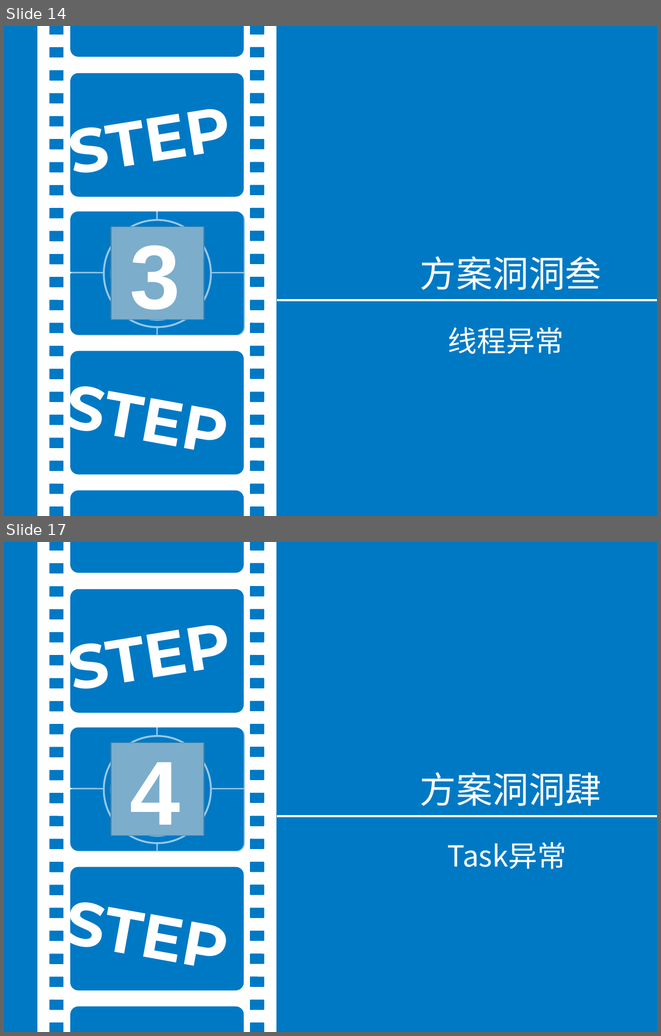
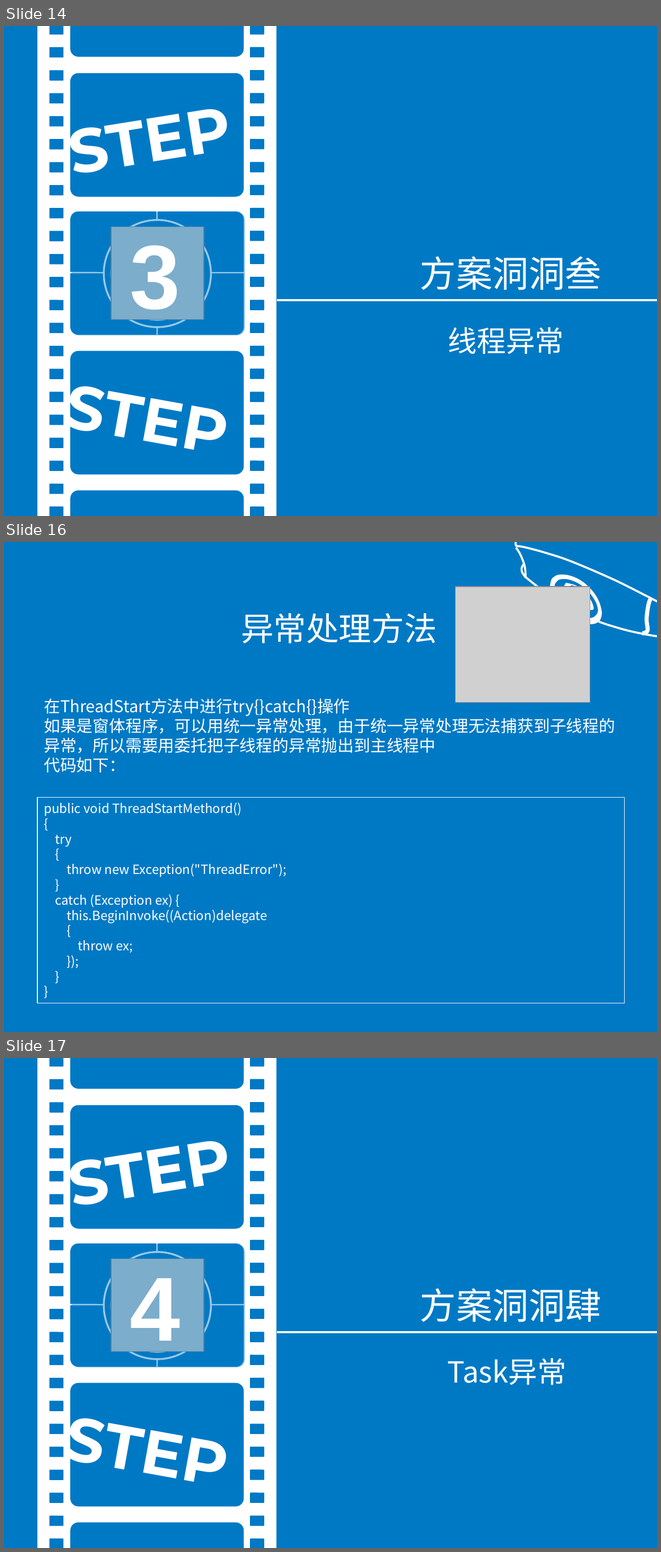
Before and after one commit to fuhaih/MyDiary, a slide deck: ppt/exception.ppt. Shown one above the other, each under a label of ours: slides 14 and 17 before the commit, slides 14, 16 and 17 after it; the slides between them are not shown. The pictures are 661x1036 and 661x1552 pixels, drawn with LibreOffice and Linux fonts; fonts in the diff are those of the drawing; grey boxes stand for pictures. Boxes give left, top, right and bottom in pixels: in the first picture for what was removed or moved away, otherwise in the second. Text is boxed around its words. In the diff, an @@ line names an element or a change of style, - is before the commit and + after.

```diff
--- a/ppt/exception.ppt
+++ b/ppt/exception.ppt
@@ slide 16 added at (4,542,657,1032), background #0079C5 @@
@@ freeform shape added at (515,542,657,609), outline #FFFFFF 2.24 pt @@
@@ freeform shape added at (516,548,526,579), outline #FFFFFF 2.24 pt @@
@@ freeform shape added at (599,542,657,637), outline #FFFFFF 2.24 pt @@
@@ freeform shape added at (521,564,555,599), outline #FFFFFF 2.24 pt @@
@@ picture added at (455,587,590,702) @@
@@ freeform shape added at (550,575,601,624), fill #FFFFFF, outline #FFFFFF 2.01 pt @@
@@ freeform shape added at (555,580,597,617), fill #0079C5, outline #0079C5 2.01 pt @@
@@ freeform shape added at (564,582,593,610), fill #FFFFFF @@
@@ freeform shape added at (569,585,590,606), fill #0079C5 @@
@@ freeform shape added at (642,598,651,633), outline #FFFFFF 4.51 pt @@
@@ text added at (241,613,437,643), 36 pt, text #FFFFFF @@
+异常处理方法
@@ text added at (44,698,615,773), 18 pt, text #FFFFFF @@
+在ThreadStart方法中进行try{}catch{}操作
+如果是窗体程序，可以用统一异常处理，由于统一异常处理无法捕获到子线程的异常，所以需要用委托把子线程的异常抛出到主线程中
+代码如下：
@@ rectangle added at (37,797,624,1003), fill #0079C5, outline #FFFFFF 0.74 pt, 14 pt, text #FFFFFF @@
+public void ThreadStartMethord()
+{
+try
+{
+throw new Exception("ThreadError");
+}
+catch (Exception ex) {
+this.BeginInvoke((Action)delegate
+{
+throw ex;
+});
+}
+}
```
Also in this commit, not shown: 4 slides changed, 7 other slides added, 2 slides removed, 1 other file.
